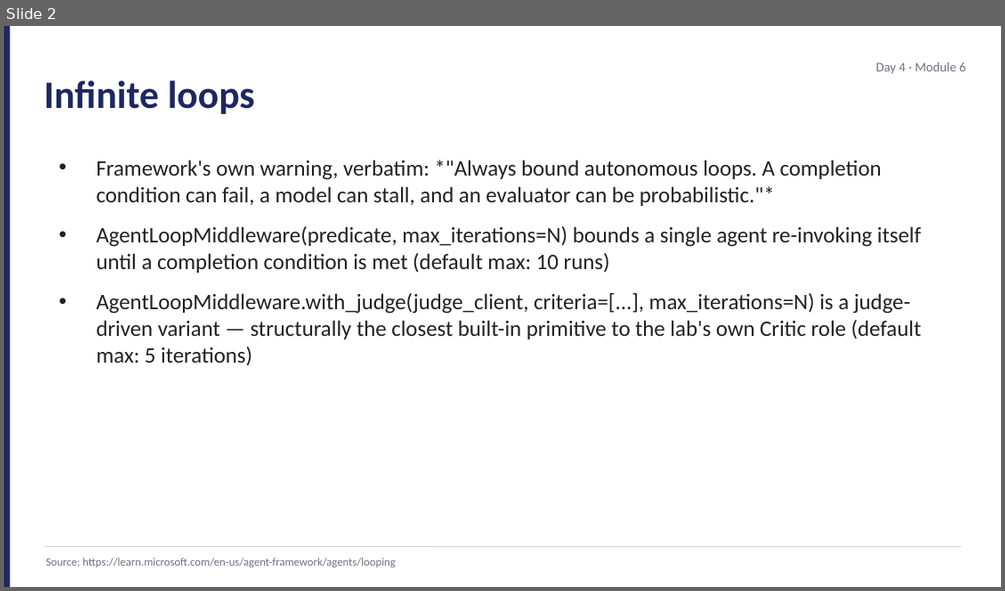
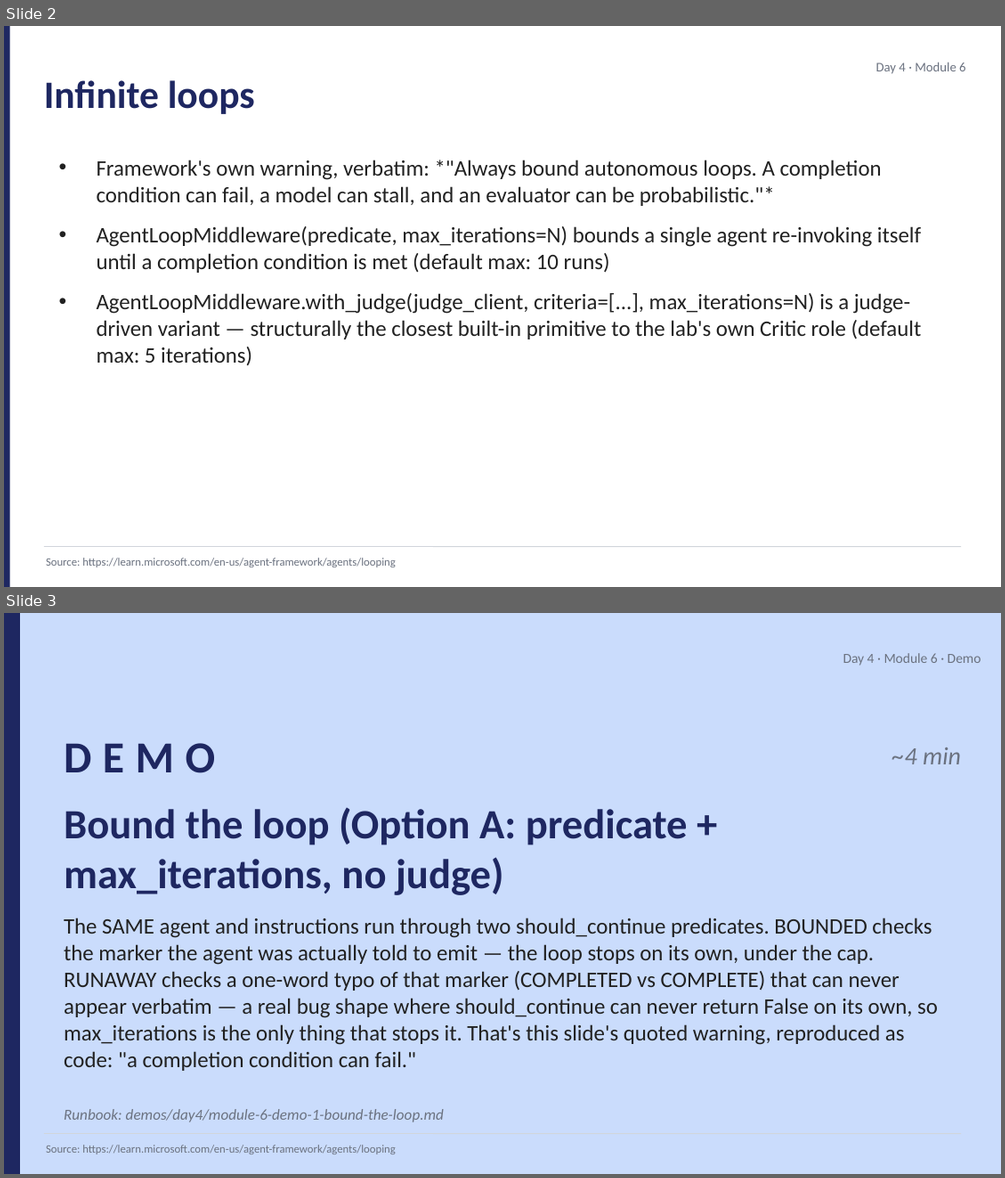
Before and after one commit to JimPiquant/Building-AI-Apps-and-Agents, a slide deck: decks/day4/module-6-failure-modes.pptx. Shown one above the other, each under a label of ours: slide 2 before the commit, slides 2 and 3 after it. The pictures are 1005x591 and 1005x1178 pixels, drawn with LibreOffice and Linux fonts; fonts in the diff are those of the drawing. Boxes give left, top, right and bottom in pixels: in the first picture for what was removed or moved away, otherwise in the second. Text is boxed around its words. In the diff, an @@ line names an element or a change of style, - is before the commit and + after.

```diff
--- a/decks/day4/module-6-failure-modes.pptx
+++ b/decks/day4/module-6-failure-modes.pptx
@@ slide 3 added at [4, 613, 1001, 1174], background #CADCFC @@
@@ rectangle added at [4, 613, 20, 1173], fill #1E2761 @@
@@ text added at [843, 653, 981, 666], 10 pt, text #6B7280 @@
+Day 4 · Module 6 · Demo
@@ text added at [64, 743, 215, 773], 32 pt, text #1E2761, bold @@
+DEMO
@@ text added at [892, 747, 961, 764], 18 pt, text #6B7280, italic @@
+~4 min
@@ text added at [64, 807, 688, 895], 30 pt, text #1E2761, bold @@
+Bound the loop (Option A: predicate + max_iterations, no judge)
@@ text added at [64, 917, 938, 1070], 16 pt, text #212121 @@
+The SAME agent and instructions run through two should_continue predicates. BOUNDED checks the marker the agent was actually told to emit — the loop stops on its own, under the cap. RUNAWAY checks a one-word typo of that marker (COMPLETED vs COMPLETE) that can never appear verbatim — a real bug shape where should_continue can never return False on its own, so max_iterations is the only thing that stops it. That's this slide's quoted warning, reproduced as code: "a completion condition can fail."
@@ text added at [64, 1109, 444, 1122], 11 pt, text #6B7280, italic @@
+Runbook: demos/day4/module-6-demo-1-bound-the-loop.md
@@ line added from (44, 1134) to (961, 1134), #D1D5DB 0.5 pt @@
@@ text added at [46, 1144, 395, 1154], 8.2 pt, text #6B7280 @@
+Source: https://learn.microsoft.com/en-us/agent-framework/agents/looping
```
Also in this commit, not shown: 12 other files.
